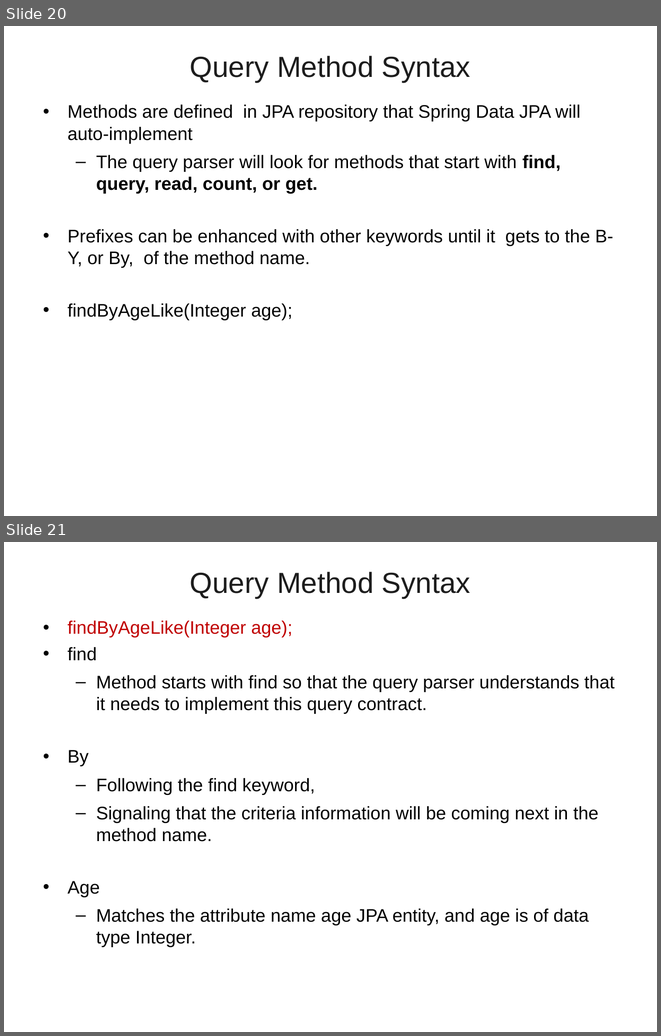
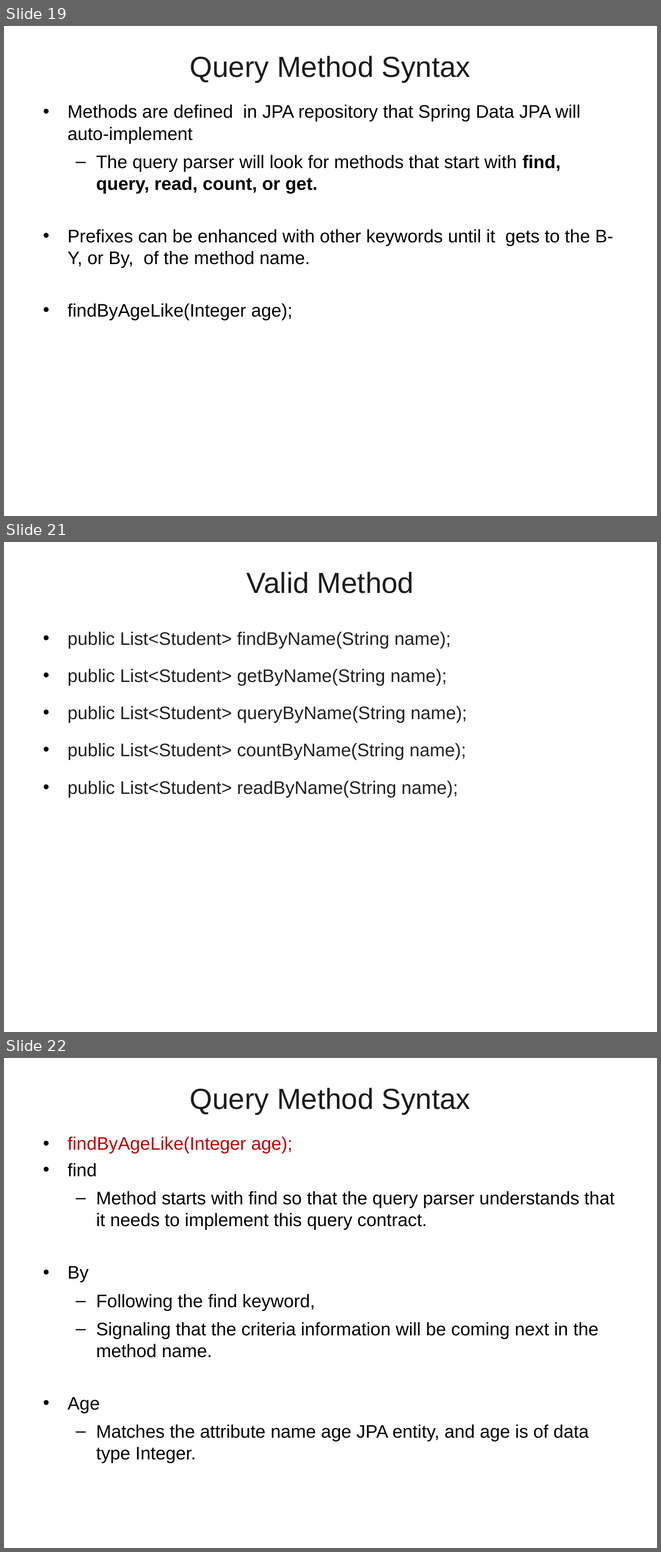
Before and after one commit to vatsanTraining/freshers_dec_2021, a slide deck: Spring_JDBC_JPA.ppt. Shown one above the other, each under a label of ours: slides 20 and 21 before the commit, slides 19, 21 and 22 after it; the slides between them are not shown. The pictures are 661x1036 and 661x1552 pixels, drawn with LibreOffice and Linux fonts; fonts in the diff are those of the drawing; background and template pictures are left out. Boxes give left, top, right and bottom in pixels: in the first picture for what was removed or moved away, otherwise in the second. Text is boxed around its words. In the diff, an @@ line names an element or a change of style, - is before the commit and + after.

```diff
--- a/Spring_JDBC_JPA.ppt
+++ b/Spring_JDBC_JPA.ppt
@@ slide 21 added at bbox=[4, 542, 657, 1032], background picture (left out) @@
@@ title added at bbox=[247, 572, 414, 593], 32 pt, text #1C1C1C @@
+Valid Method
@@ text added at bbox=[68, 632, 467, 797], 20 pt, text #222222 @@
+• public List<Student> findByName(String name);
+• public List<Student> getByName(String name);
+• public List<Student> queryByName(String name);
+• public List<Student> countByName(String name);
+• public List<Student> readByName(String name);
@@ what was slide 20 is now slide 19 @@
@@ what was slide 21 is now slide 22 @@
```
Also in this commit, not shown: 2 slides changed, 2 other slides added, 2 slides removed, 1 other file.
